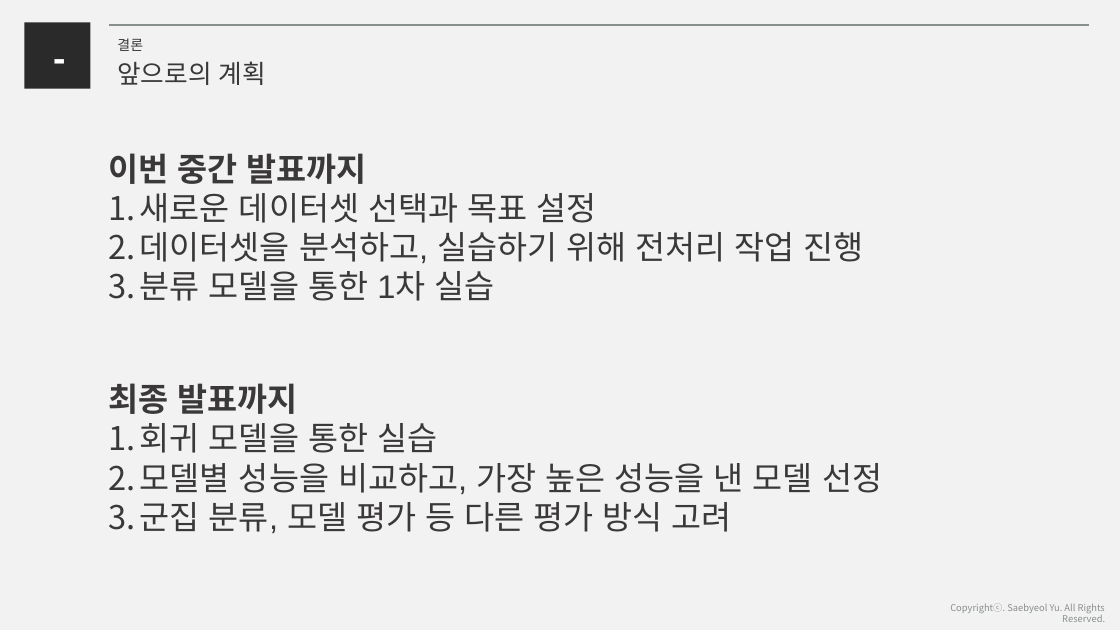
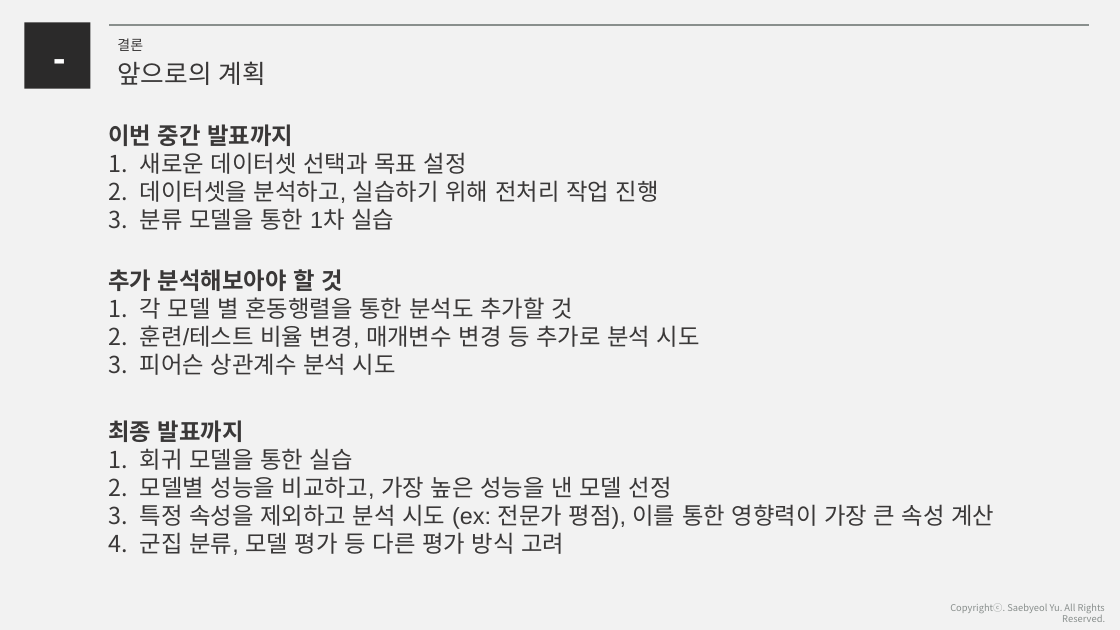
Before and after one commit to swany0509/machine_learning_private_project, a slide deck: slide 15 of 165513_박성완_개인프로젝트 중간발표.pptx. Drawn at 1120x630 pixels with LibreOffice and Linux fonts; fonts in the diff are those of the drawing. Boxes give left, top, right and bottom in pixels: in the first picture for what was removed or moved away, otherwise in the second. Text is boxed around its words. In the diff, an @@ line names an element or a change of style, - is before the commit and + after.

```diff
--- a/165513_박성완_개인프로젝트 중간발표.pptx
+++ b/165513_박성완_개인프로젝트 중간발표.pptx
@@ text "이번 중간 발표까지": place and size @@
-text "이번 중간 발표까지" at <box>108,153,864,301</box>
+text "이번 중간 발표까지" at <box>108,124,659,230</box>
@@ text "이번 중간 발표까지" at <box>108,124,659,230</box>: size 28 to 20 pt @@
@@ text added at <box>108,269,700,375</box>, 20 pt, text #3A3838 @@
+추가 분석해보아야 할 것
+1. 각 모델 별 혼동행렬을 통한 분석도 추가할 것
+2. 훈련/테스트 비율 변경, 매개변수 변경 등 추가로 분석 시도
+3. 피어슨 상관계수 분석 시도
@@ text "최종 발표까지": place and size @@
-text "최종 발표까지" at <box>108,383,882,533</box>
+text "최종 발표까지" at <box>108,420,994,555</box>
@@ text at <box>108,420,672,555</box>: size 28 to 20 pt in "최종 발표까지", "회귀 모델을 통한 실습", "모델별 성능을 비교하고, 가장 높은 성능을 낸 ...", "군집 분류, 모델 평가 등 다른 평가 ..." @@
@@ text at <box>140,504,994,529</box>: paragraph added @@
+3. 특정 속성을 제외하고 분석 시도 (ex: 전문가 평점), 이를 통한 영향력이 가장 큰 속성 계산
```
Also in this commit, not shown: 3 other slides changed.
